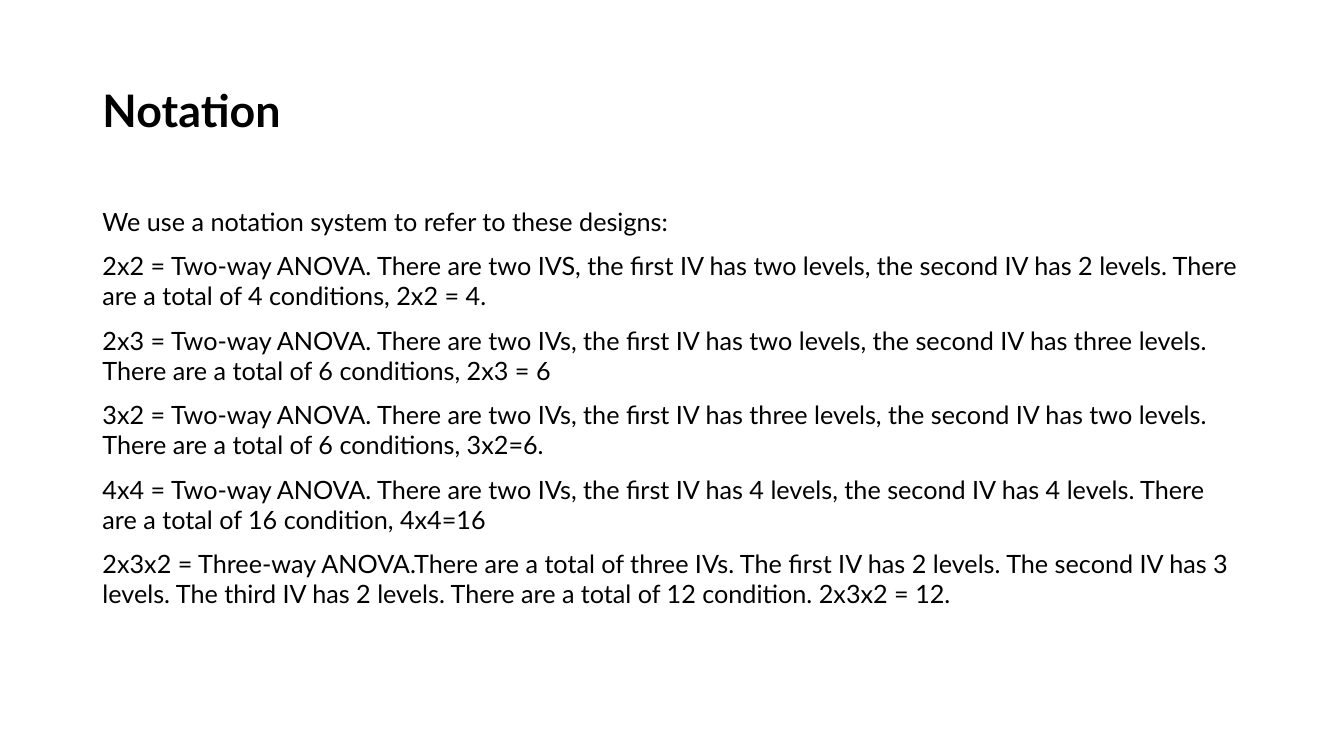
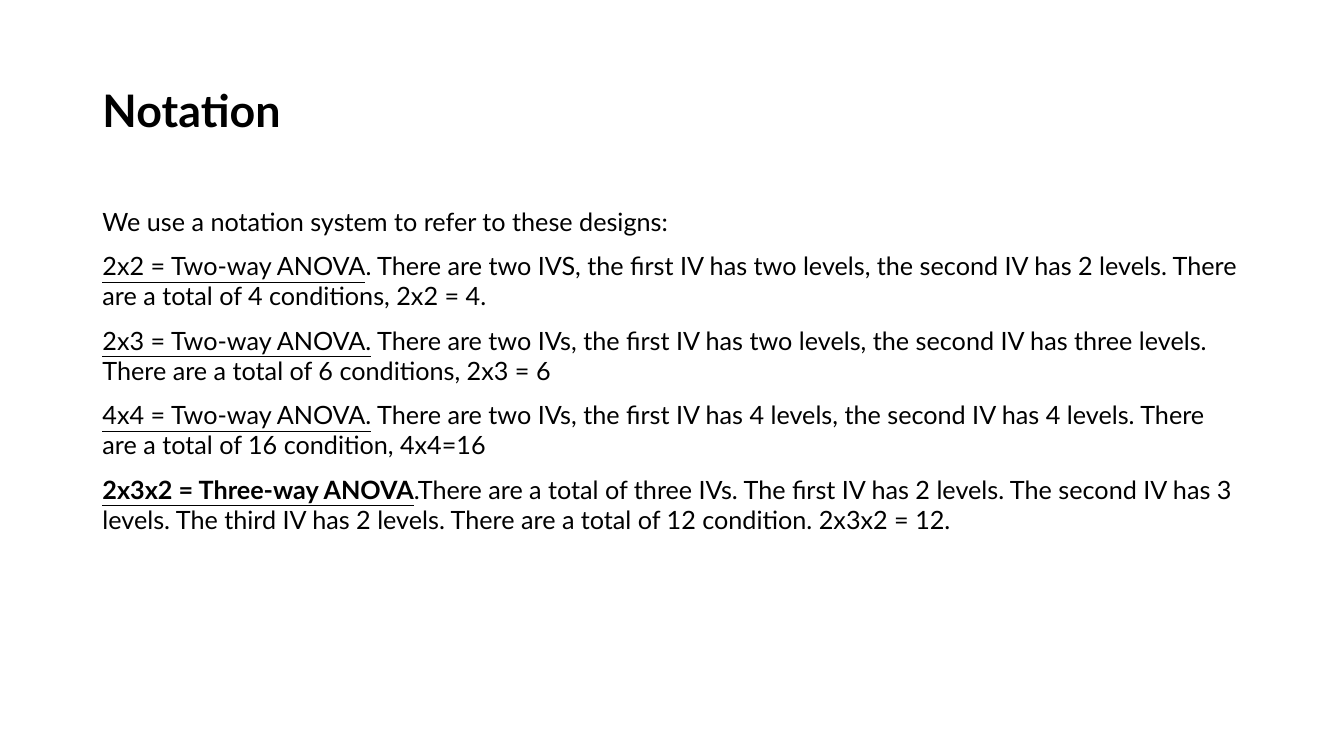
Before and after one commit to LittleMonkeyLab/PS52007Dslides, a slide deck: slide 25 of _site/lectures/Lecture04/Lecture04.pptx (slide 17 before the commit). Drawn at 1344x756 pixels with LibreOffice and Linux fonts; fonts in the diff are those of the drawing. Boxes give left, top, right and bottom in pixels: in the first picture for what was removed or moved away, otherwise in the second. Text is boxed around its words. In the diff, an @@ line names an element or a change of style, - is before the commit and + after.

```diff
--- a/_site/lectures/Lecture04/Lecture04.pptx
+++ b/_site/lectures/Lecture04/Lecture04.pptx
@@ text at bbox=[102, 256, 1237, 530]: underline on in "2x2 = Two-way ANOVA.", "2x3 = Two-way ANOVA.", "4x4 = Two-way ANOVA.", "2x3x2 = Three-way ANOVA.There"; bold on in "2x3x2 = Three-way ANOVA.There" @@
@@ text at bbox=[102, 405, 1207, 458]: paragraph removed @@
-3x2 = Two-way ANOVA. There are two IVs, the first IV has three levels, the second IV has two levels. There are a total of 6 conditions, 3x2=6.
```
Also in this commit, not shown: 9 other slides changed, 16 slides added, 5 slides removed, 33 other files.
